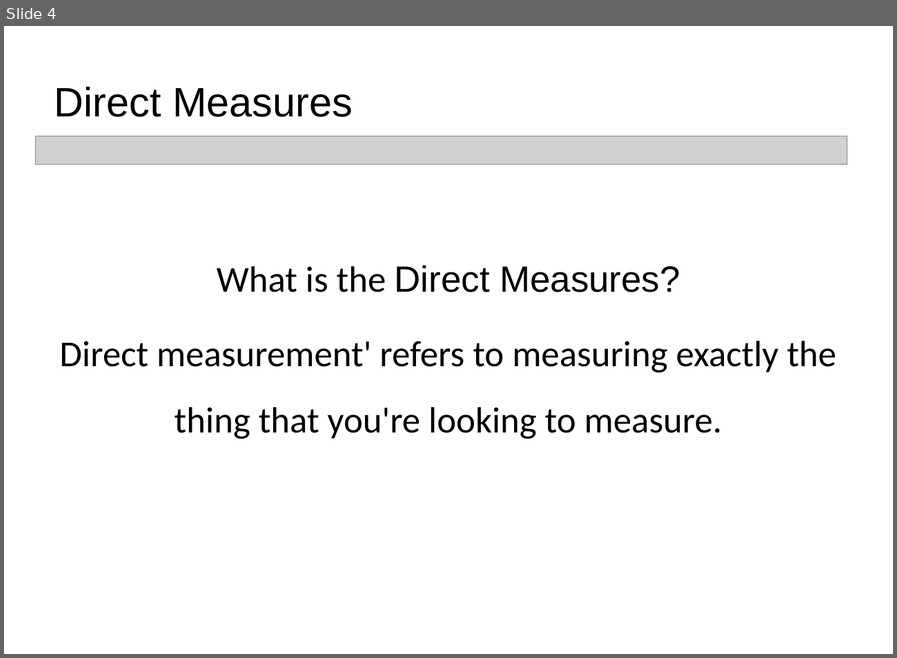
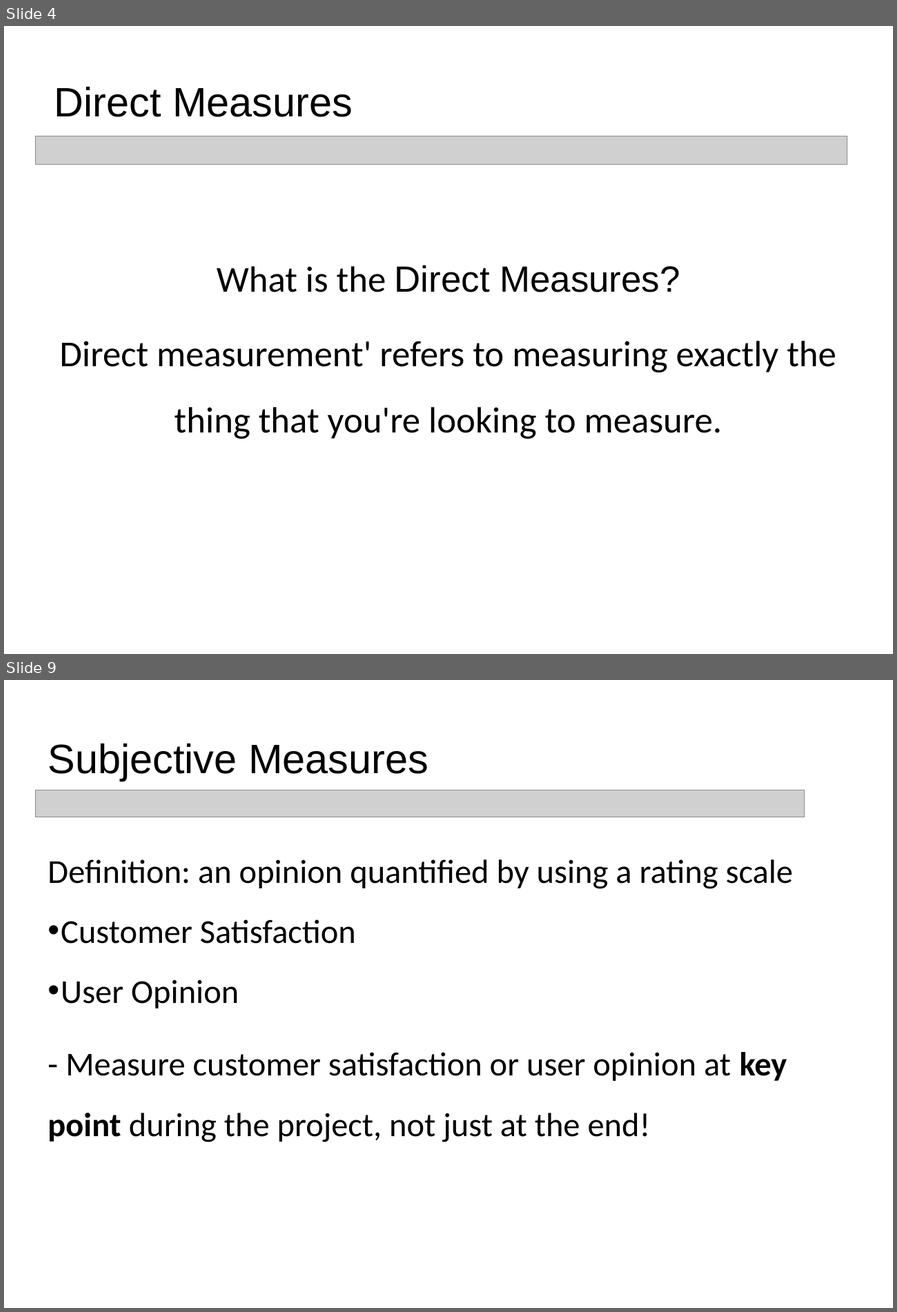
Before and after one commit to daotk/cdkpt, a slide deck: Anh Van/PPT_ThuyetTrinhAnhVan.ppt. Shown one above the other, each under a label of ours: slide 4 before the commit, slides 4 and 9 after it; the slides between them are not shown. The pictures are 897x658 and 897x1312 pixels, drawn with LibreOffice and Linux fonts; fonts in the diff are those of the drawing; grey boxes stand for pictures. Boxes give left, top, right and bottom in pixels: in the first picture for what was removed or moved away, otherwise in the second. Text is boxed around its words. In the diff, an @@ line names an element or a change of style, - is before the commit and + after.

```diff
--- a/Anh Van/PPT_ThuyetTrinhAnhVan.ppt
+++ b/Anh Van/PPT_ThuyetTrinhAnhVan.ppt
@@ slide 9 added at (x1=4, y1=680, x2=893, y2=1308), background #FFFFFF @@
@@ text added at (x1=47, y1=743, x2=428, y2=781), 54 pt, text #000000 @@
+Subjective Measures
@@ picture added at (x1=35, y1=790, x2=804, y2=817) @@
@@ text added at (x1=47, y1=859, x2=793, y2=1142), 44 pt, text #000000 @@
+Definition: an opinion quantified by using a rating scale
+• Customer Satisfaction
+• User Opinion
+- Measure customer satisfaction or user opinion at key point during the project, not just at the end!
```
Also in this commit, not shown: 2 slides changed, 1 other slide added.
